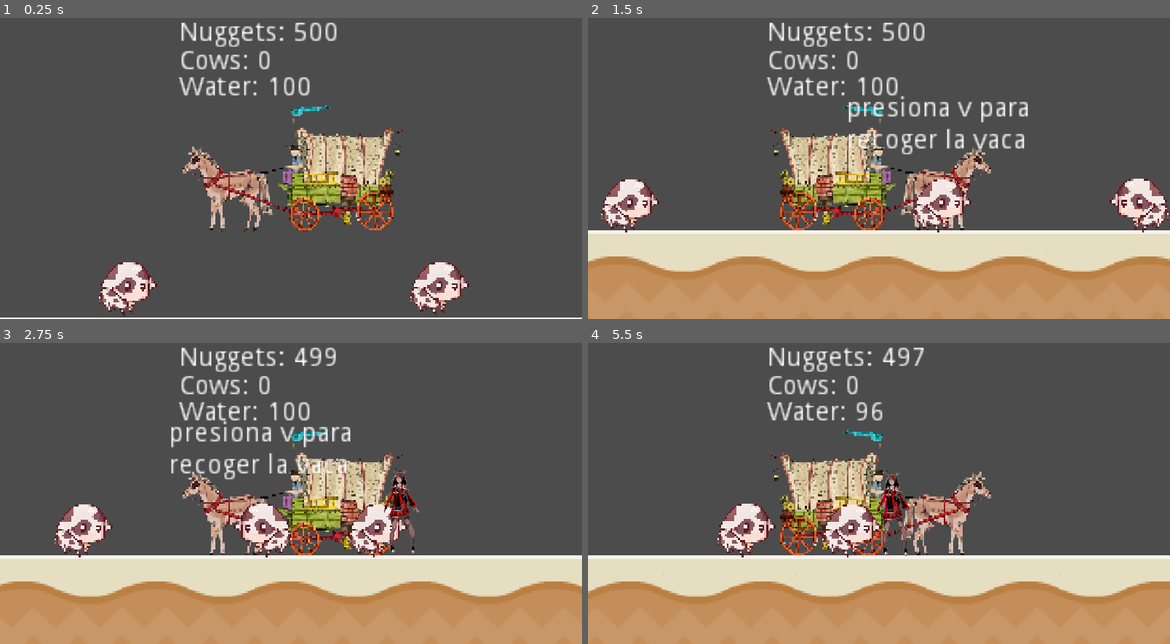
Above: before the commit, frames 1-4 (two rows, left to right).
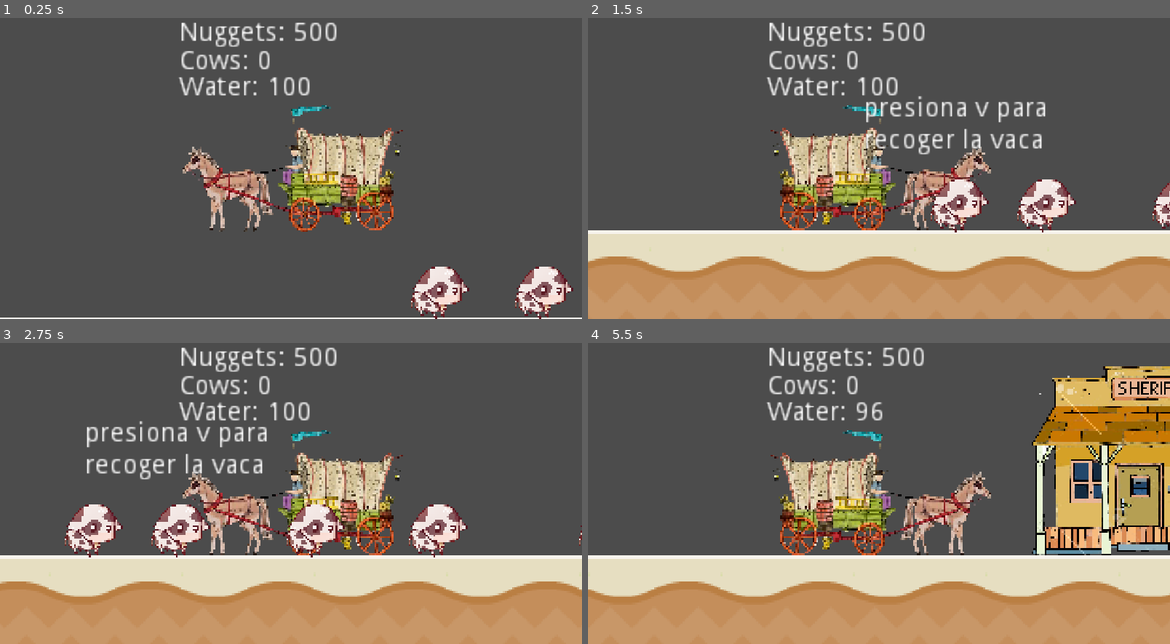
Above: after the commit, the same moments.

Repository: Asdaois/west-cow-builder
Game: Godot game, scene res://Main.tscn
Two runs of this game, one before a commit and one after it. Both use one fixed random seed, a clock stepped at 60 frames per second and the inputs below.
Inputs:
- Up to frame 1 (0.25 s): no input
- Up to frame 2 (1.5 s): hold Right (ui_right) from 0.53 s (still down); tap V at 1.25 s
- Up to frame 3 (2.75 s): tap V at 2 s; release Right (ui_right) at 2.03 s; hold Left (ui_left) from 2.03 s (still down)
- Up to frame 4 (5.5 s): tap V at 2.75, 3.5, 5 s; release Left (ui_left) at 2.78 s; hold Right (ui_right) 2.78-4.28 s; hold Left (ui_left) 4.28-5.03 s; hold Right (ui_right) from 5.03 s (still down)

The runs differ from the first frame. In frame 1, 3.0% of the frame differs, in the area x 17-99%, y 81-100%; in frame 2, 7.0%; in frame 3, 11%; in frame 4, 20%, in the area x 0-100%, y 1-85%.

Commit message:
Add wander state to cows

Diff:
--- a/game/Main.tscn
+++ b/game/Main.tscn
@@ -1,11 +1,10 @@
-[gd_scene load_steps=7 format=2]
+[gd_scene load_steps=6 format=2]
 
 [ext_resource path="res://player/Player.tscn" type="PackedScene" id=1]
 [ext_resource path="res://test/floor-generator/FloorGenerator.tscn" type="PackedScene" id=2]
 [ext_resource path="res://cow/Cow.tscn" type="PackedScene" id=3]
 [ext_resource path="res://base/Base.tscn" type="PackedScene" id=4]
 [ext_resource path="res://menu/Menu.tscn" type="PackedScene" id=5]
-[ext_resource path="res://enemy/Enemy.tscn" type="PackedScene" id=6]
 
 [node name="Main" type="Node2D"]
 
@@ -25,21 +24,18 @@
 floor_length = 100
 
 [node name="Cow" parent="." instance=ExtResource( 3 )]
-position = Vector2( 129, 73 )
+position = Vector2( 420, 81 )
 
 [node name="Cow2" parent="." instance=ExtResource( 3 )]
-position = Vector2( 45, 75 )
+position = Vector2( 349, 81 )
 
 [node name="Cow3" parent="." instance=ExtResource( 3 )]
-position = Vector2( 294, 73 )
+position = Vector2( 485, 81 )
 
 [node name="Cow4" parent="." instance=ExtResource( 3 )]
-position = Vector2( 449, 71 )
+position = Vector2( 559, 81 )
 
 [node name="Cow5" parent="." instance=ExtResource( 3 )]
-position = Vector2( 385, 71 )
-
-[node name="Enemy" parent="." instance=ExtResource( 6 )]
-position = Vector2( 507, 21 )
+position = Vector2( 286, 81 )
 
 [node name="CanvasLayer" parent="." instance=ExtResource( 5 )]
--- a/game/cow/Cow.gd
+++ b/game/cow/Cow.gd
@@ -19,7 +19,7 @@
 # public - private variables
 var _pickable = false
 var _update_timer = false
-var _state = IDLE
+var _state
 var velocity := Vector2.ZERO
 
 # on ready variables
@@ -31,6 +31,7 @@
 # built-in functions
 
 func _ready():
+	randomize()
 	_state = _pick_random_state([IDLE, WANDER])
 
 func _process(delta):
@@ -40,6 +41,7 @@
 func _input(event) -> void:
 	if(_pickable):
 		if event.is_action_pressed("ui_down"):
+			_state = WANDER
 			_timer_start()
 		if event.is_action_released("ui_down"):
 			_timer_stop()
@@ -53,13 +55,14 @@
 			if wander_controller.get_time_left() == 0:
 				_update_wander()
 		WANDER:
-			if wander_controller.get_time_left() == 0:
-				_update_wander()
 			_accelerate_towards_point(wander_controller.target_position, delta)
 			if global_position.distance_to(wander_controller.target_position) <= 4:
 				_update_wander()
+			if wander_controller.get_time_left() == 0:
+				_update_wander()
 	_add_gravity(delta)
 	velocity = move_and_slide(velocity)
+
 # public - private functions
 func _add_gravity(delta) -> void:
 	if !is_on_floor():
@@ -77,7 +80,7 @@
 
 func _update_wander():
 	_state = _pick_random_state([IDLE, WANDER])
-	wander_controller.start_wander_timer(rand_range(1, 3))
+	wander_controller.start_wander_timer(rand_range(2, 4))
 
 func _pick_random_state(state_list):
 	state_list.shuffle()
@@ -85,6 +88,7 @@
 
 func _accelerate_towards_point(point, delta):
 	var direction = global_position.direction_to(point)
+	print("direction: " + str(direction))
 	velocity = velocity.move_toward(direction * MAX_SPEED, ACCELERATION * delta)
 	sprite.flip_h = velocity.x < 0
 
--- a/game/cow/Cow.tscn
+++ b/game/cow/Cow.tscn
@@ -12,6 +12,7 @@
 radius = 20.025
 
 [node name="Cow" type="KinematicBody2D"]
+position = Vector2( 121, 77 )
 collision_layer = 16
 collision_mask = 8
 script = ExtResource( 2 )
--- a/game/cow/WanderController.tscn
+++ b/game/cow/WanderController.tscn
@@ -6,5 +6,7 @@
 script = ExtResource( 1 )
 
 [node name="Timer" type="Timer" parent="."]
+one_shot = true
+autostart = true
 
 [connection signal="timeout" from="Timer" to="." method="_on_Timer_timeout"]
